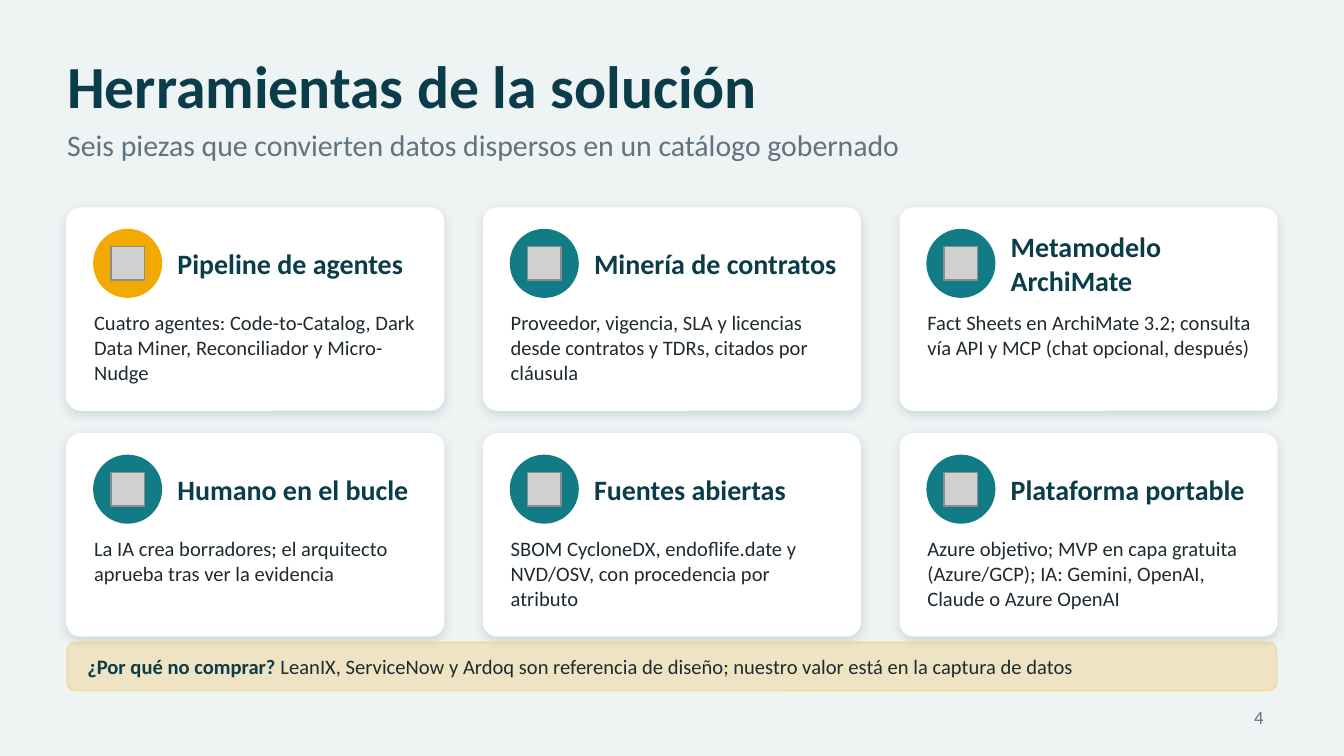
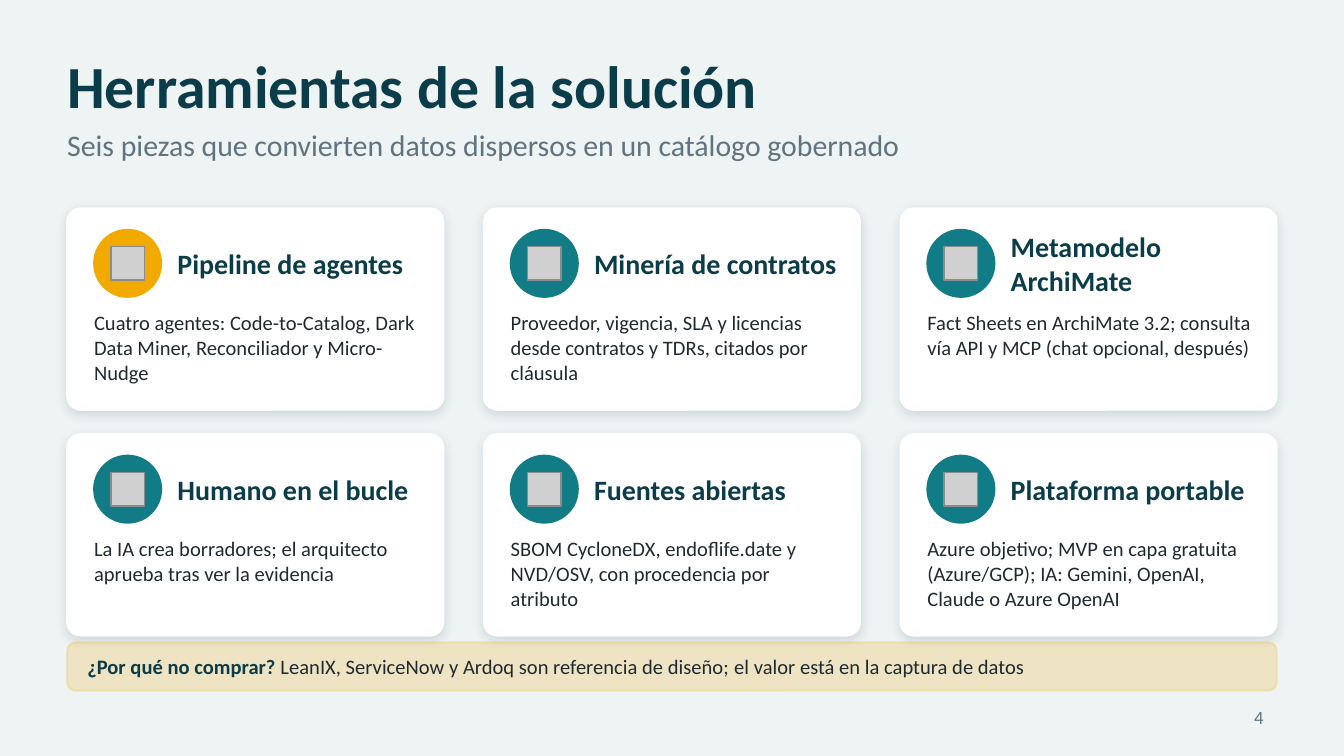
Before and after one commit to DavisLCVB/application-portfolio-management, a slide deck: slide 4 of docs/presentaciones/pitch-apm-ia-agentica.pptx. Drawn at 1344x756 pixels with LibreOffice and Linux fonts; fonts in the diff are those of the drawing; grey boxes stand for pictures. Boxes give left, top, right and bottom in pixels: in the first picture for what was removed or moved away, otherwise in the second. Text is boxed around its words. In the diff, an @@ line names an element or a change of style, - is before the commit and + after.

```diff
--- a/docs/presentaciones/pitch-apm-ia-agentica.pptx
+++ b/docs/presentaciones/pitch-apm-ia-agentica.pptx
@@ text at <box>87,659,1024,678</box>: text changed @@
-¿Por qué no comprar? LeanIX, ServiceNow y Ardoq son referencia de diseño; nuestro valor está en la captura de datos
+¿Por qué no comprar? LeanIX, ServiceNow y Ardoq son referencia de diseño; el valor está en la captura de datos
```
Also in this commit, not shown: 7 other slides changed.
